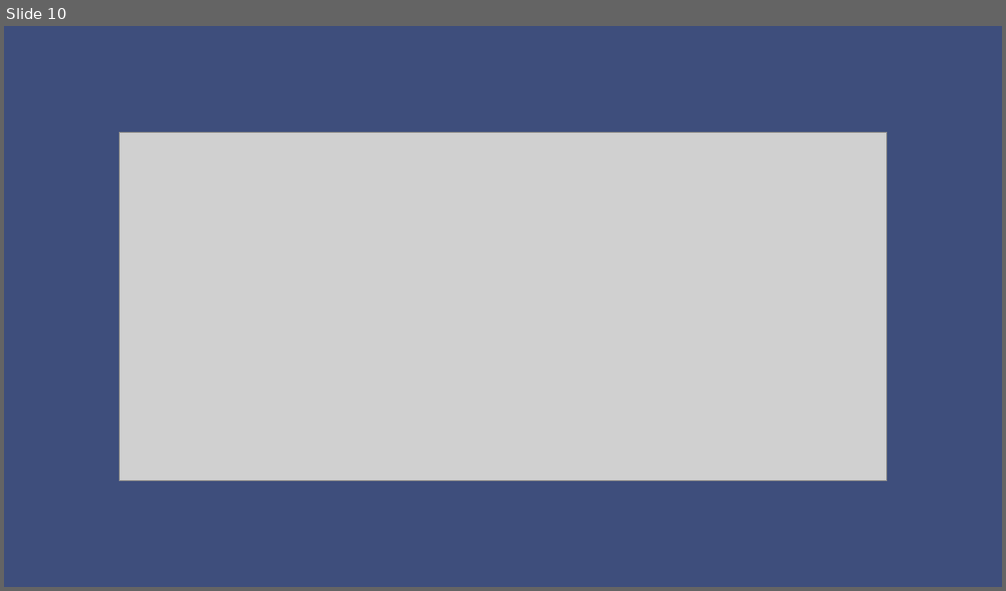
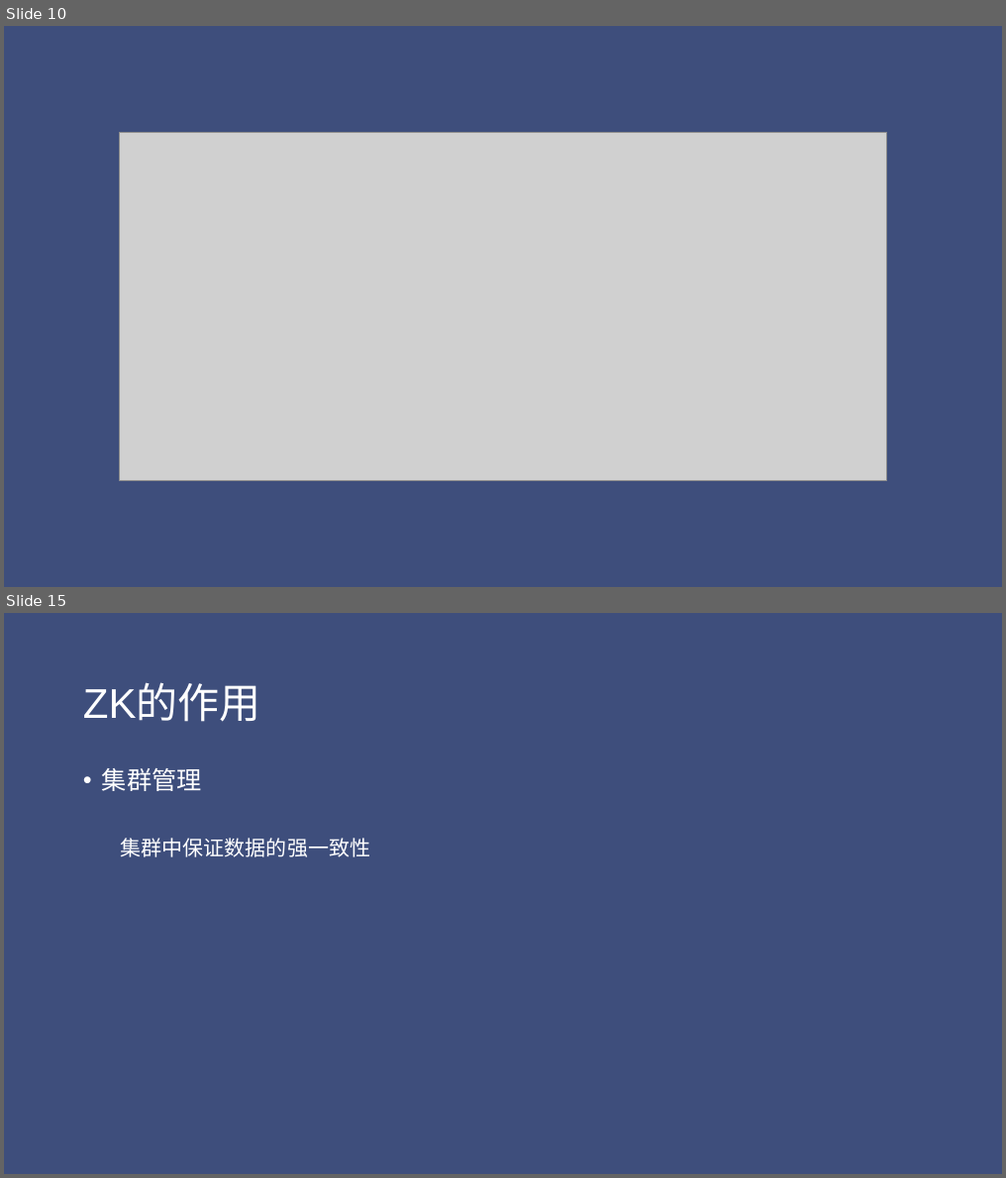
Before and after one commit to jungle0127/zookeeper-dubbo-learn, a slide deck: docs/zookeeper Introduction.pptx. Shown one above the other, each under a label of ours: slide 10 before the commit, slides 10 and 15 after it; the slides between them are not shown. The pictures are 1006x591 and 1006x1178 pixels, drawn with LibreOffice and Linux fonts; fonts in the diff are those of the drawing; grey boxes stand for pictures. Boxes give left, top, right and bottom in pixels: in the first picture for what was removed or moved away, otherwise in the second. Text is boxed around its words. In the diff, an @@ line names an element or a change of style, - is before the commit and + after.

```diff
--- a/docs/zookeeper Introduction.pptx
+++ b/docs/zookeeper Introduction.pptx
@@ slide 15 added at bbox=[4, 613, 1002, 1174], background #3E4E7C @@
@@ title added at bbox=[83, 684, 261, 722], 40 pt, text #FFFFFF @@
+ZK的作用
@@ text added at bbox=[102, 768, 370, 858], 20 pt, text #FFFFFF @@
+• 集群管理
+  集群中保证数据的强一致性
```
Also in this commit, not shown: 5 other slides added.
